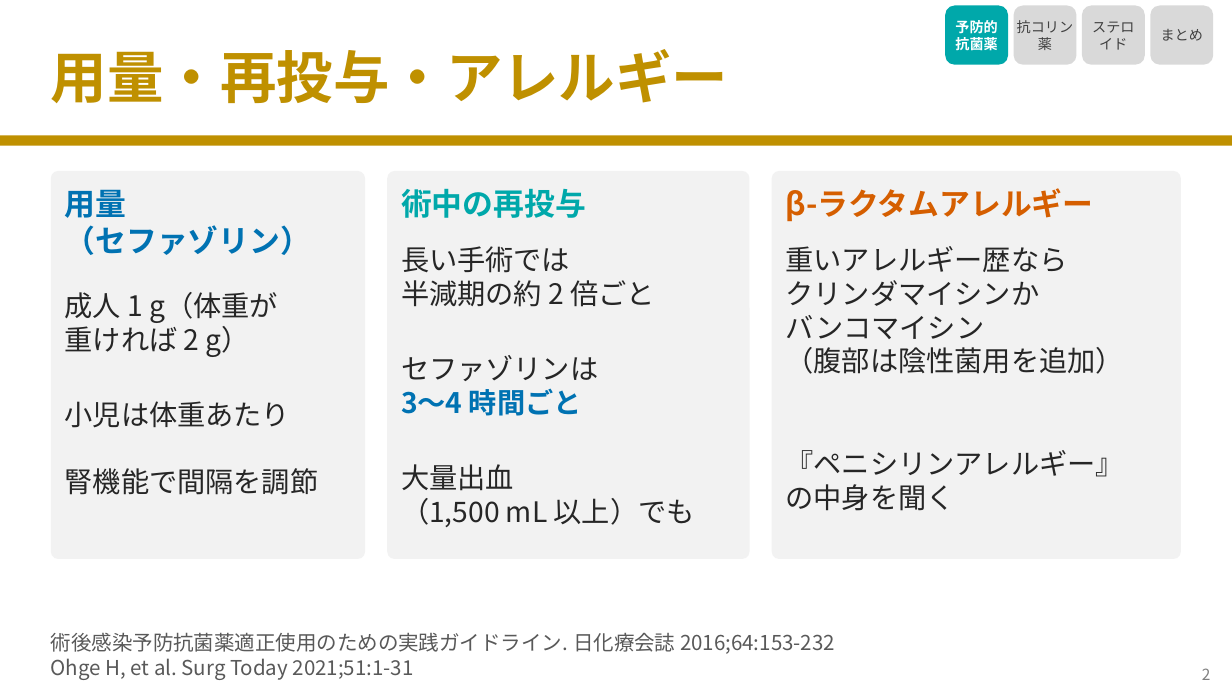
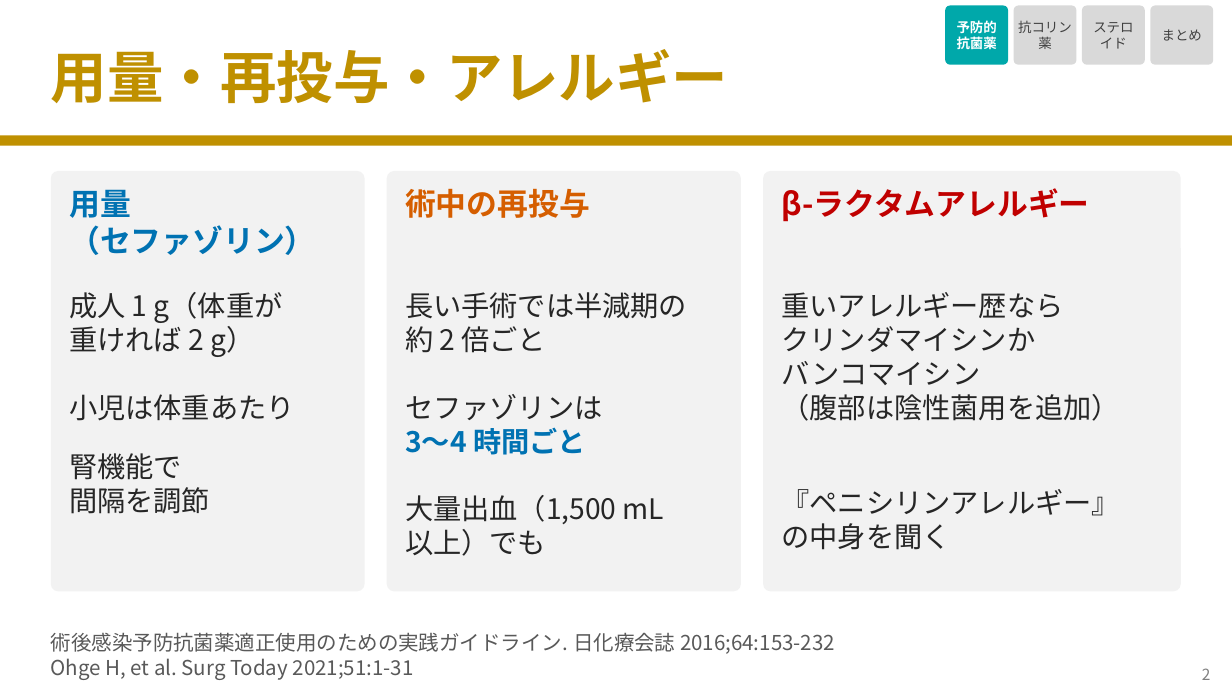
Before and after one commit to nobumitsu-3141/Anes-lecture, a slide deck: slide 3 of slides/3-12_other_perioperative_drugs/3-12_other_perioperative_drugs.pptx. Drawn at 1232x693 pixels with LibreOffice and Linux fonts; fonts in the diff are those of the drawing. Boxes give left, top, right and bottom in pixels: in the first picture for what was removed or moved away, otherwise in the second. Text is boxed around its words. In the diff, an @@ line names an element or a change of style, - is before the commit and + after.

```diff
--- a/slides/3-12_other_perioperative_drugs/3-12_other_perioperative_drugs.pptx
+++ b/slides/3-12_other_perioperative_drugs/3-12_other_perioperative_drugs.pptx
@@ size 11 to 10.5 pt; proportions changed in 4 elements at [945, 6, 1008, 65], [1014, 6, 1077, 65], [1082, 6, 1145, 65], [1151, 6, 1214, 65] @@
@@ rounded rectangle: place and size @@
-rounded rectangle at [51, 171, 365, 559]
+rounded rectangle at [51, 171, 365, 592]
@@ rounded rectangle at [387, 171, 741, 592]: proportions changed @@
@@ rounded rectangle: place and size @@
-rounded rectangle at [387, 171, 750, 559]
+rounded rectangle at [387, 171, 741, 592]
@@ rounded rectangle: place and size @@
-rounded rectangle at [772, 171, 1181, 559]
+rounded rectangle at [763, 171, 1181, 592]
@@ rounded rectangle at [763, 171, 1181, 592]: proportions changed @@
@@ text "用量": place and size @@
-text "用量" at [65, 189, 311, 255]
+text "用量" at [69, 189, 315, 255]
@@ text "術中の再投与" at [405, 188, 590, 218]: text colour #00A8AA to #D55E00 @@
@@ text "β-ラクタムアレルギー" at [782, 188, 1090, 222]: text colour #D55E00 to #C00000 @@
@@ text "成人 1 g（体重が": place and size @@
-text "成人 1 g（体重が" at [65, 292, 278, 357]
+text "成人 1 g（体重が" at [69, 292, 283, 357]
@@ text at [405, 292, 687, 353]: spaces changed @@
-長い手術では
-半減期の約 2 倍ごと
+長い手術では半減期の
+約 2 倍ごと
@@ text "重いアレルギー歴なら": place and size @@
-text "重いアレルギー歴なら" at [786, 246, 1124, 374]
+text "重いアレルギー歴なら" at [782, 292, 1120, 421]
@@ text "小児は体重あたり": place and size @@
-text "小児は体重あたり" at [65, 401, 290, 428]
+text "小児は体重あたり" at [69, 394, 294, 421]
@@ text "セファゾリンは": place and size @@
-text "セファゾリンは" at [401, 355, 598, 416]
+text "セファゾリンは" at [405, 394, 602, 455]
@@ text at [69, 453, 210, 514]: text changed @@
-腎機能で間隔を調節
+腎機能で
+間隔を調節
@@ text at [405, 495, 664, 556]: spaces changed @@
-大量出血
-（1,500 mL 以上）でも
+大量出血（1,500 mL
+以上）でも
@@ text "『ペニシリンアレルギー』": place and size @@
-text "『ペニシリンアレルギー』" at [786, 450, 1124, 511]
+text "『ペニシリンアレルギー』" at [782, 489, 1120, 550]
```
Also in this commit, not shown: 7 other slides changed, 7 other files.
